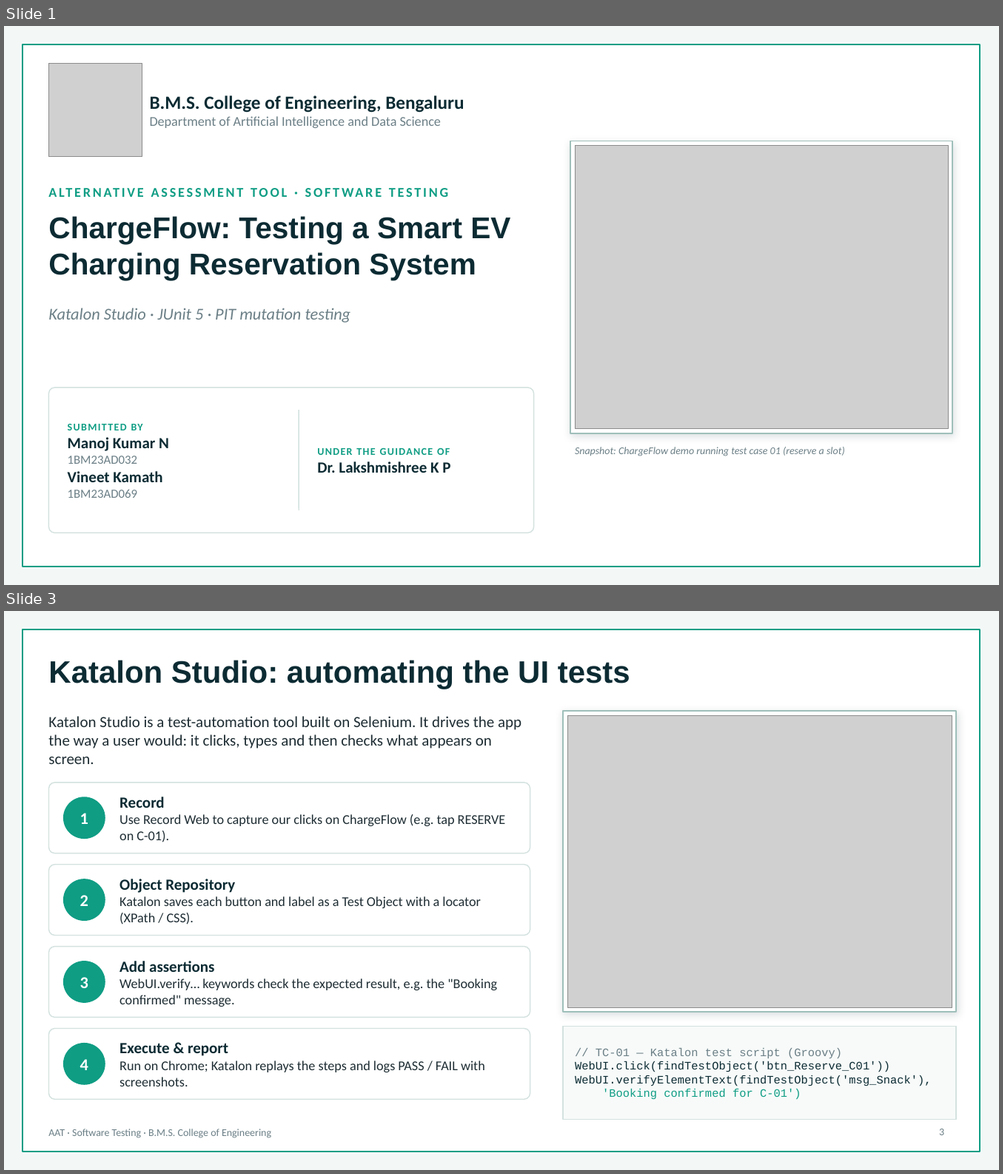
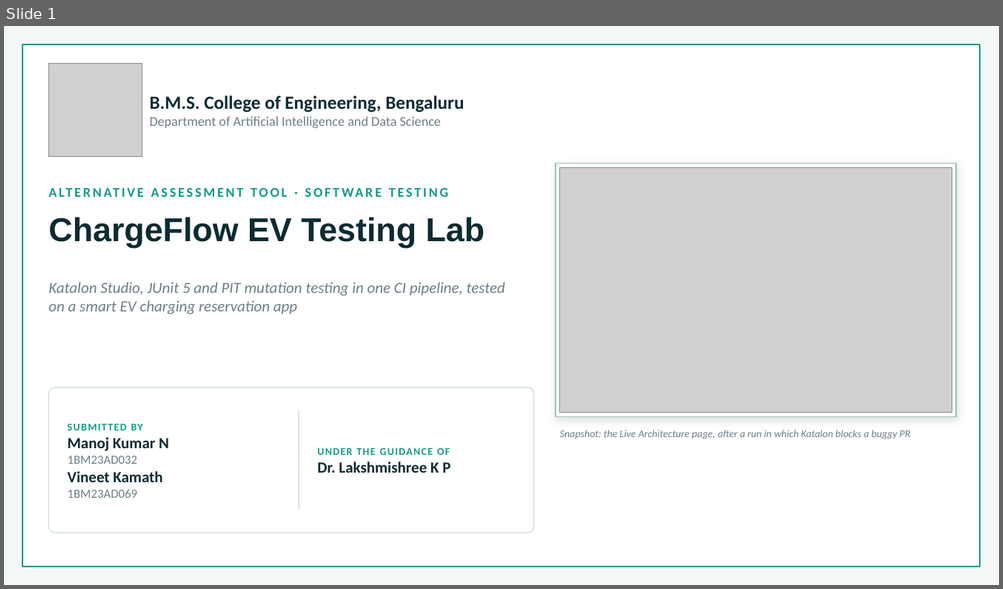
Before and after one commit to VineetKamath/chargeflow-ev-testing-lab, a slide deck: presentation/AAT_Software_Testing_ChargeFlow.pptx. Shown one above the other, each under a label of ours: slides 1 and 3 before the commit, slide 1 after it; the slides between them are not shown. The pictures are 1003x1174 and 1003x589 pixels, drawn with LibreOffice and Linux fonts; fonts in the diff are those of the drawing; grey boxes stand for pictures; background and template pictures are left out. Boxes give left, top, right and bottom in pixels: in the first picture for what was removed or moved away, otherwise in the second. Text is boxed around its words. In the diff, an @@ line names an element or a change of style, - is before the commit and + after.

```diff
--- a/presentation/AAT_Software_Testing_ChargeFlow.pptx
+++ b/presentation/AAT_Software_Testing_ChargeFlow.pptx
@@ slide 3 removed at [4, 611, 999, 1170], background #F3F8F7; not listed: 1 template element that a slide beside it also shows @@
@@ title removed at [48, 660, 630, 689] @@
-Katalon Studio: automating the UI tests
@@ text removed at [48, 716, 521, 764] @@
-Katalon Studio is a test-automation tool built on Selenium. It drives the app the way a user would: it clicks, types and then checks what appears on screen.
@@ rectangle removed at [563, 711, 956, 1012] @@
@@ picture removed at [567, 715, 951, 1008] @@
@@ rounded rectangle removed at [48, 783, 530, 854] @@
@@ ellipse removed at [64, 797, 105, 839] @@
@@ text removed at [119, 797, 506, 843] @@
-Record
-Use Record Web to capture our clicks on ChargeFlow (e.g. tap RESERVE on C-01).
@@ text removed at [80, 813, 88, 824] @@
-1
@@ rounded rectangle removed at [48, 865, 530, 936] @@
@@ ellipse removed at [64, 880, 105, 920] @@
@@ text removed at [80, 895, 88, 906] @@
-2
@@ text removed at [119, 879, 481, 925] @@
-Object Repository
-Katalon saves each button and label as a Test Object with a locator (XPath / CSS).
@@ rounded rectangle removed at [48, 947, 530, 1017] @@
@@ ellipse removed at [64, 962, 105, 1002] @@
@@ text removed at [119, 961, 497, 1007] @@
-Add assertions
-WebUI.verify… keywords check the expected result, e.g. the "Booking confirmed" message.
@@ text removed at [80, 977, 88, 988] @@
-3
@@ rounded rectangle removed at [48, 1029, 530, 1099] @@
@@ rectangle removed at [563, 1027, 956, 1120] @@
@@ ellipse removed at [64, 1044, 105, 1085] @@
@@ text removed at [119, 1043, 485, 1087] @@
-Execute & report
-Run on Chrome; Katalon replays the steps and logs PASS / FAIL with screenshots.
@@ text removed at [575, 1048, 930, 1100] @@
-// TC-01 — Katalon test script (Groovy)
-WebUI.click(findTestObject('btn_Reserve_C01'))
-WebUI.verifyElementText(findTestObject('msg_Snack'),
-'Booking confirmed for C-01')
@@ text removed at [80, 1059, 88, 1071] @@
-4
@@ text removed at [48, 1129, 271, 1139] @@
-AAT · Software Testing · B.M.S. College of Engineering
@@ page number removed at [939, 1129, 944, 1136] @@
-3
@@ slide 1 changed as well @@
@@ rectangle: place and size @@
-rectangle at [570, 141, 952, 434]
+rectangle at [555, 164, 956, 417]
@@ picture: place and size @@
-picture at [575, 145, 948, 429]
+picture at [560, 168, 951, 413]
@@ text at [48, 217, 485, 248]: text changed; size 29 to 32 pt @@
-ChargeFlow: Testing a Smart EV Charging Reservation System
+ChargeFlow EV Testing Lab
@@ text at [48, 282, 505, 315]: text changed; size 16 to 15 pt @@
-Katalon Studio · JUnit 5 · PIT mutation testing
+Katalon Studio, JUnit 5 and PIT mutation testing in one CI pipeline, tested on a smart EV charging reservation app
@@ text at [560, 430, 910, 440]: text changed @@
-Snapshot: ChargeFlow demo running test case 01 (reserve a slot)
+Snapshot: the Live Architecture page, after a run in which Katalon blocks a buggy PR
```
Also in this commit, not shown: 1 other slide changed, 3 slides added, 2 other slides removed.
